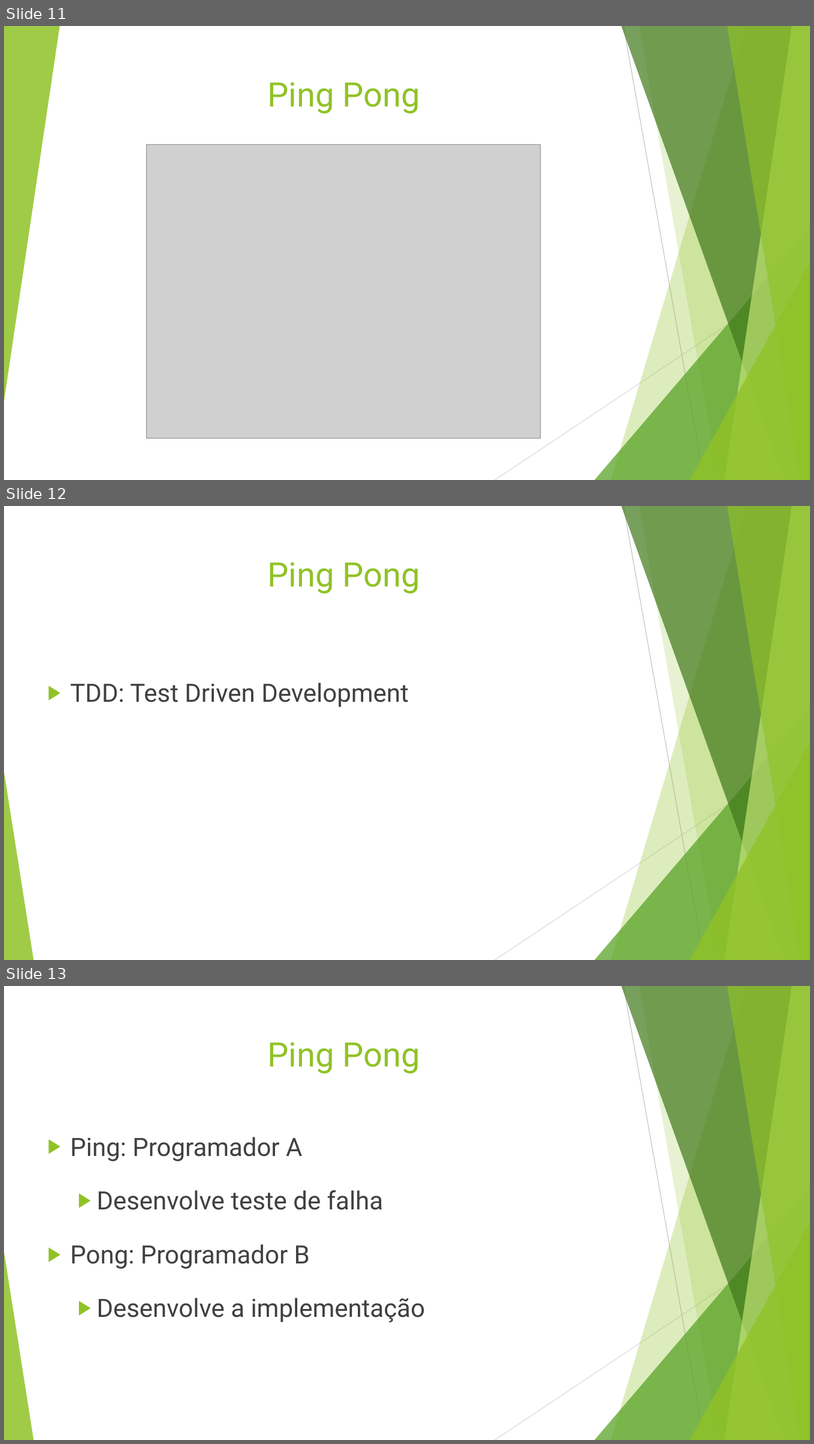
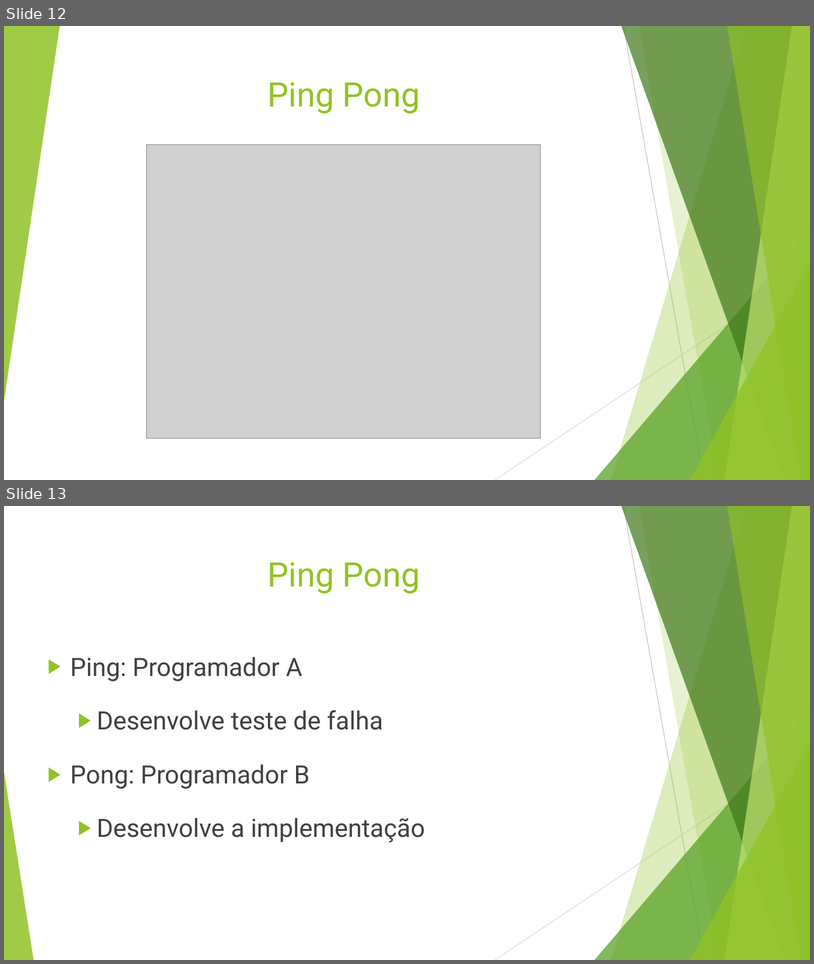
Before and after one commit to sdifiore/EngSoft, a slide deck: Programação em Par.pptx. Shown one above the other, each under a label of ours: slides 11, 12 and 13 before the commit, slides 12 and 13 after it. The pictures are 814x1444 and 814x964 pixels, drawn with LibreOffice and Linux fonts; fonts in the diff are those of the drawing; grey boxes stand for pictures. Boxes give left, top, right and bottom in pixels: in the first picture for what was removed or moved away, otherwise in the second. Text is boxed around its words. In the diff, an @@ line names an element or a change of style, - is before the commit and + after.

```diff
--- a/Programação em Par.pptx
+++ b/Programação em Par.pptx
@@ slide 12 removed at [4, 506, 810, 960], background #FFFFFF; not listed: 10 template elements that a slide beside it also shows @@
@@ text removed at [267, 562, 420, 594] @@
-Ping Pong
@@ text removed at [70, 682, 408, 707] @@
-▶ TDD: Test Driven Development
@@ what was slide 11 is now slide 12 @@
```
Also in this commit, not shown: 5 slides changed, 3 slides added, 2 other slides removed.
